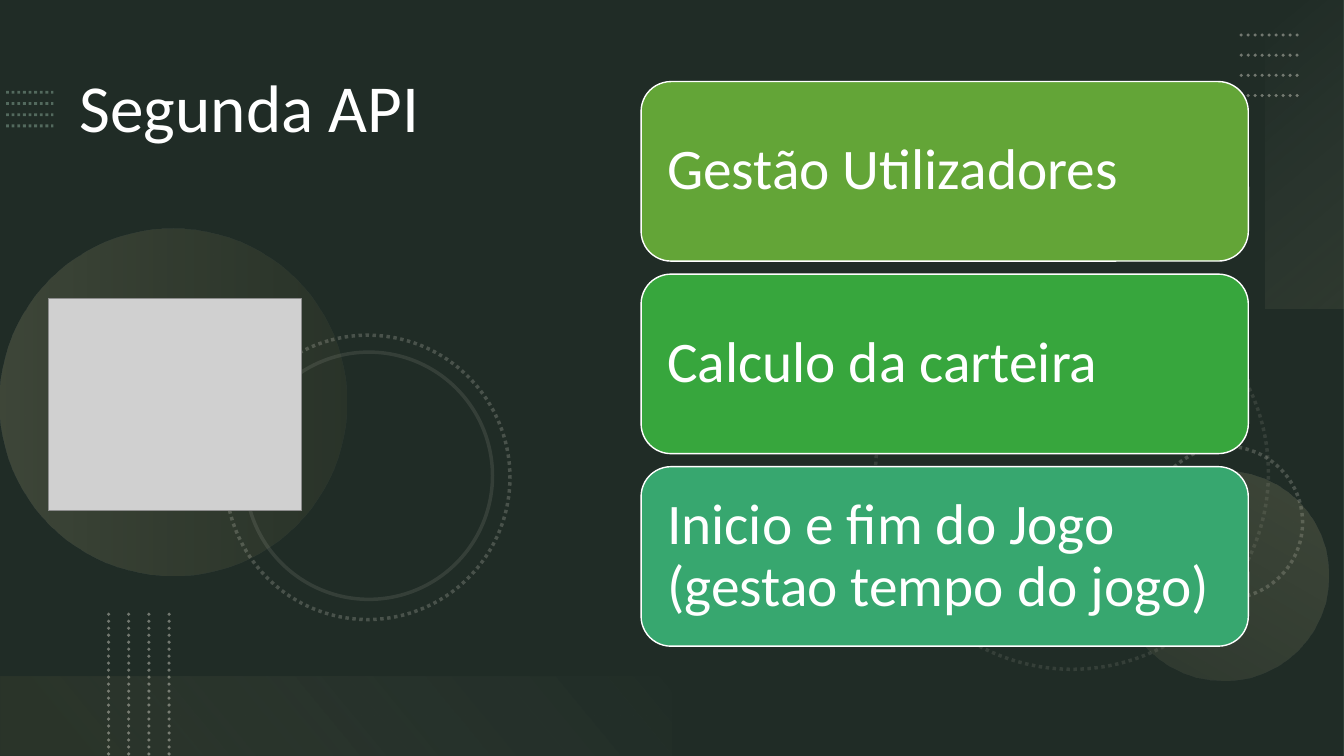
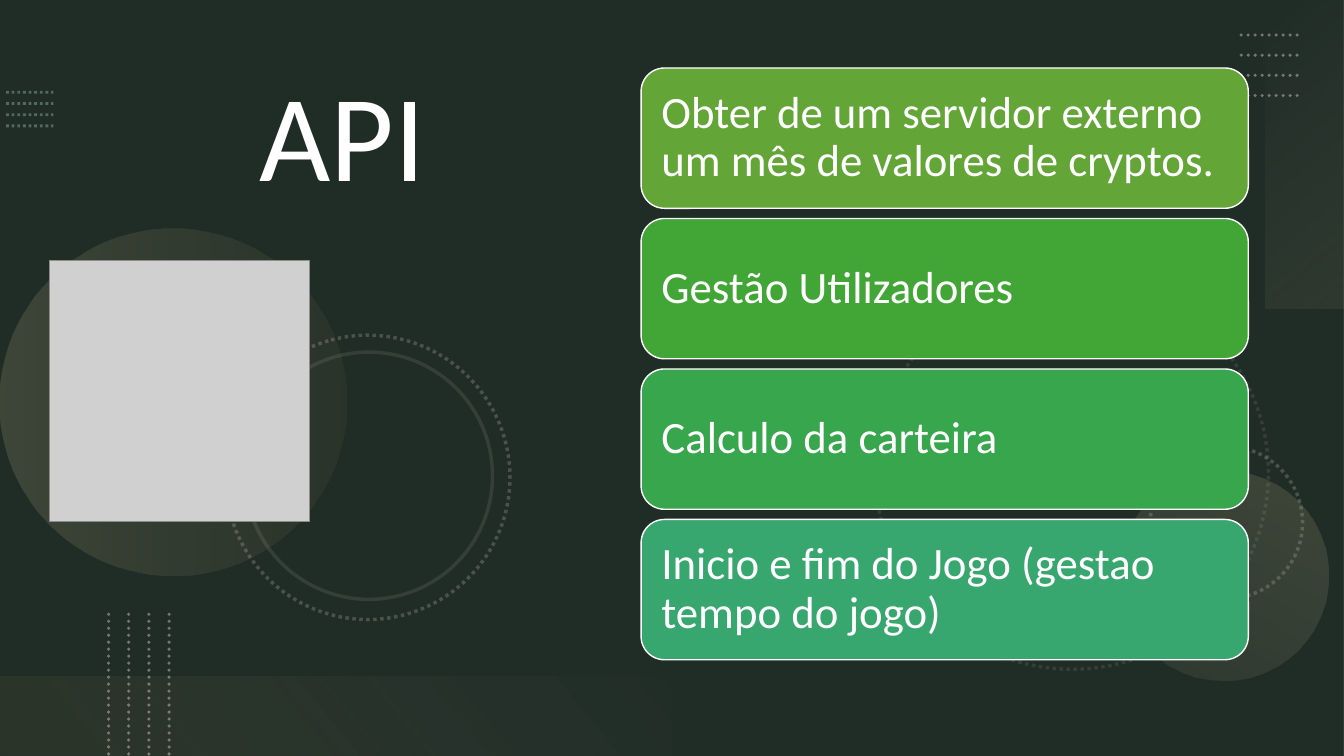
Before and after one commit to pmdmartins21/Crypto-Challenge, a slide deck: slide 7 of Requisitos/CryptoChallenger.pptx (slide 9 before the commit). Drawn at 1344x756 pixels with LibreOffice and Linux fonts; fonts in the diff are those of the drawing; grey boxes stand for pictures. Boxes give left, top, right and bottom in pixels: in the first picture for what was removed or moved away, otherwise in the second. Text is boxed around its words. In the diff, an @@ line names an element or a change of style, - is before the commit and + after.

```diff
--- a/Requisitos/CryptoChallenger.pptx
+++ b/Requisitos/CryptoChallenger.pptx
@@ rounded rectangle: place and size @@
-rounded rectangle at (641,82,1248,261)
+rounded rectangle at (641,68,1248,208)
@@ title at (259,102,425,181): text changed; size 48 to 88 pt @@
-Segunda API
+API
@@ text added at (661,97,1213,184), 32 pt, text #FFFFFF @@
+Obter de um servidor externo um mês de valores de cryptos.
@@ rounded rectangle added at (641,219,1248,359), fill #42A637, outline #FFFFFF 1 pt @@
@@ size 41 to 32 pt; less space between paragraphs in 3 elements at (661,546,1154,636), (661,422,998,454), (661,272,1014,304) @@
@@ text "Gestão Utilizadores": place and size @@
-text "Gestão Utilizadores" at (667,149,1118,190)
+text "Gestão Utilizadores" at (661,272,1014,304)
@@ picture: place and size @@
-picture at (48,298,301,510)
+picture at (49,260,311,521)
@@ rounded rectangle: place and size @@
-rounded rectangle at (641,274,1248,454)
+rounded rectangle at (641,369,1248,509)
@@ rounded rectangle at (641,369,1248,509): fill #37A63D to #37A64D @@
@@ text "Calculo da carteira": place and size @@
-text "Calculo da carteira" at (667,342,1098,383)
+text "Calculo da carteira" at (661,422,998,454)
@@ rounded rectangle: place and size @@
-rounded rectangle at (641,467,1248,646)
+rounded rectangle at (641,519,1248,659)
@@ text "Inicio e fim do Jogo ...": place and size @@
-text "Inicio e fim do Jogo ..." at (667,504,1208,616)
+text "Inicio e fim do Jogo ..." at (661,546,1154,636)
```
Also in this commit, not shown: 6 other slides changed, 1 slide removed, 1 other file.
